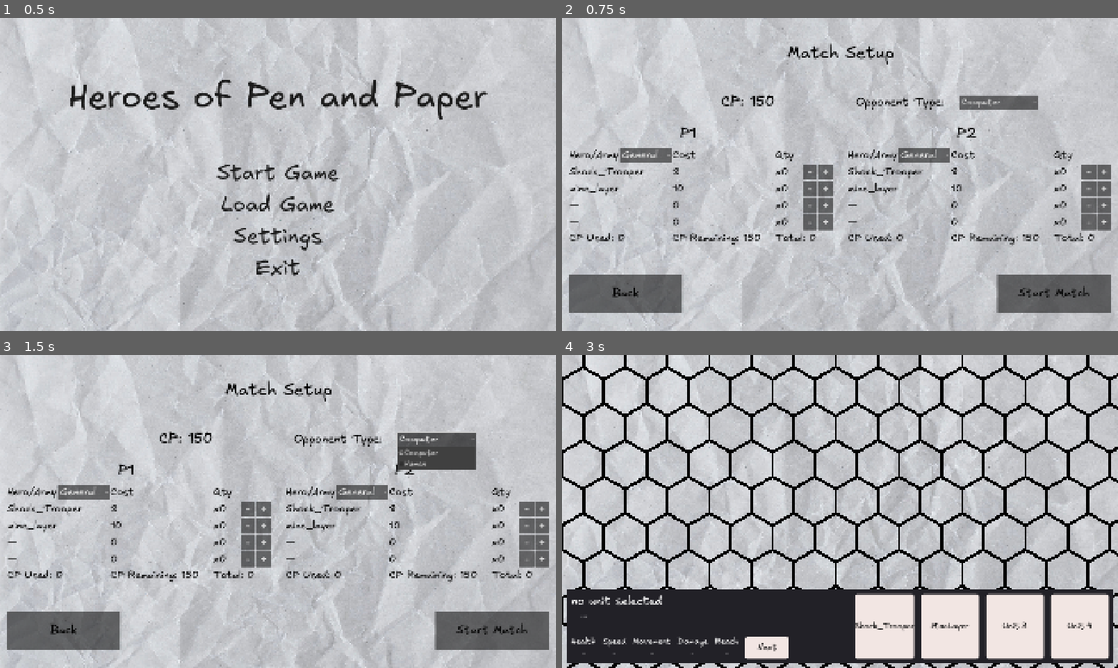
Above: before the commit, frames 1-4 (two rows, left to right).
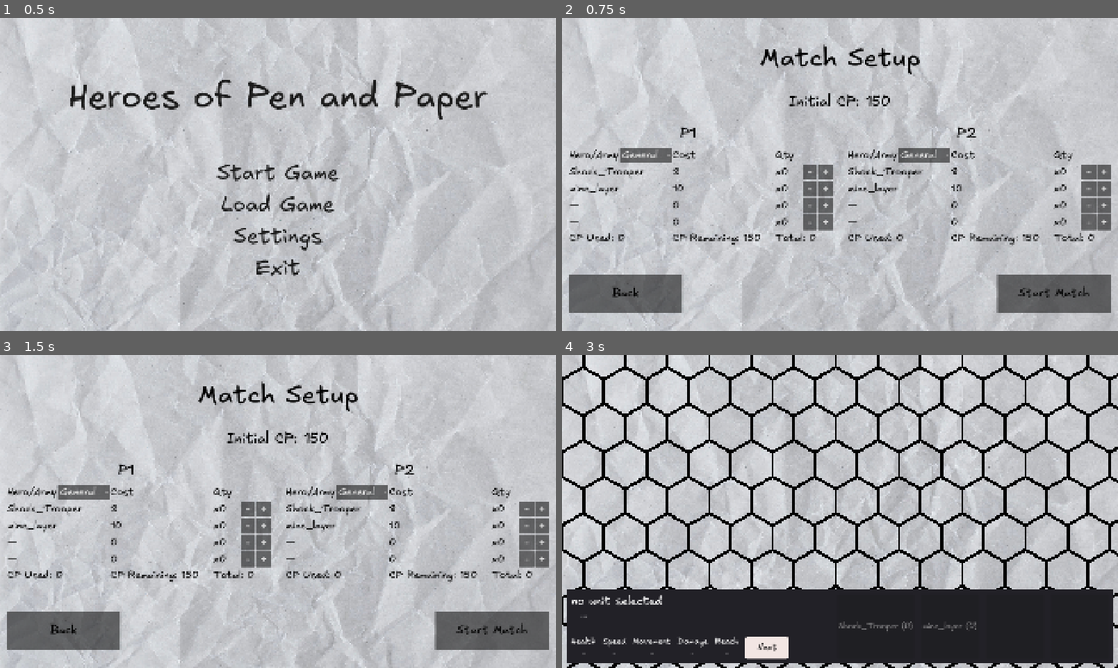
Above: after the commit, the same moments.

Repository: stvnnfrl/Portfolio
Game: Godot game, scene res://screens/main_menu/main_menu.tscn
Same seed, same stepped clock (60 frames per second), same inputs: the game is played once before the commit and once after it.
Inputs (mouse positions are in pixels of both pictures, inside the frame that each line leads up to):
- Up to frame 1 (0.5 s): no input
- Up to frame 2 (0.75 s): click "Start Game" at 0.5 s
- Up to frame 3 (1.5 s): click (439, 439) at 1.25 s, where only the run before the commit has a clickable "Computer"
- Up to frame 4 (3 s): click "General" at 2 s; click "Start Match" at 2.75 s

Frame 1 is identical in both runs. In frame 2, 2.1% of the frame differs, in the area x 28-86%, y 8-30%; in frame 3, 3.1%; in frame 4, 9.0%, in the area x 49-99%, y 76-98%.
Error before the commit: Out of bounds get index '2' (on base: 'Array[Unit]') (res://screens/battle/pregame/unit_selector.gd:37)

Commit message:
unit counts and more

Diff:
--- a/hpp/screens/battle/pregame/pregame.gd
+++ b/hpp/screens/battle/pregame/pregame.gd
@@ -3,6 +3,7 @@
 signal units_updated(units: Array[Unit])
 signal selected_unit_updated(unit: Unit)
 signal end_of_turn
+signal counts_updated
 
 var current_player: int = 0
 
@@ -43,7 +44,8 @@
 	current_units = new_units
 
 	change_selected_unit_to(-1)  # unselect
-	units_updated.emit(current_units)
+	units_updated.emit()
+	counts_updated.emit()
 
 func change_selected_unit_to(index: int):
 	selected_index = index
@@ -57,13 +59,17 @@
 # returns a callback to purchase a unit if it can be afforded
 func can_purchase() -> Callable:
 	if current_unit_counts[selected_index] > 0:
-		return func(): current_unit_counts[selected_index] -= 1
+		return func():
+			current_unit_counts[selected_index] -= 1
+			counts_updated.emit()
 
 	return Callable()  # equivalent to null
 
 # returns a callback to refund a unit
 func can_refund(index: int) -> Callable:
-	return func(): current_unit_counts[index] += 1
+	return func():
+		current_unit_counts[index] += 1
+		counts_updated.emit()
 
 func _update_player() -> void:
 	current_player += 1
--- a/hpp/screens/battle/pregame/pregame.tscn
+++ b/hpp/screens/battle/pregame/pregame.tscn
@@ -57,7 +57,7 @@
 anchor_top = 1.0
 anchor_right = 1.0
 anchor_bottom = 1.0
-offset_top = -187.0
+offset_top = -287.0
 grow_horizontal = 2
 grow_vertical = 0
 theme = ExtResource("1_ug2bj")
@@ -71,12 +71,12 @@
 [node name="Main" type="HBoxContainer" parent="Main/Padding"]
 layout_mode = 2
 
-[node name="Info" type="VBoxContainer" parent="Main/Padding/Main" node_paths=PackedStringArray("name_label", "flavor_label", "health_label", "speed_label", "movement_label", "damage_label", "reach_label")]
+[node name="Info" type="VBoxContainer" parent="Main/Padding/Main" node_paths=PackedStringArray("name_label", "description_label", "health_label", "speed_label", "movement_label", "damage_label", "reach_label")]
 layout_mode = 2
 size_flags_horizontal = 3
 script = ExtResource("3_5qa4y")
 name_label = NodePath("Name")
-flavor_label = NodePath("FlavorPadding/Flavor")
+description_label = NodePath("DescriptionPadding/Description")
 health_label = NodePath("Stats/Health/Amount")
 speed_label = NodePath("Stats/Speed/Amount")
 movement_label = NodePath("Stats/Movement/Amount")
@@ -88,14 +88,14 @@
 theme_override_font_sizes/font_size = 40
 text = "Name"
 
-[node name="FlavorPadding" type="MarginContainer" parent="Main/Padding/Main/Info"]
+[node name="DescriptionPadding" type="MarginContainer" parent="Main/Padding/Main/Info"]
 layout_mode = 2
 theme_override_constants/margin_left = 32
 theme_override_constants/margin_top = 0
 theme_override_constants/margin_right = 0
 theme_override_constants/margin_bottom = 0
 
-[node name="Flavor" type="Label" parent="Main/Padding/Main/Info/FlavorPadding"]
+[node name="Description" type="Label" parent="Main/Padding/Main/Info/DescriptionPadding"]
 layout_mode = 2
 theme_override_colors/font_color = Color(1, 1, 1, 0.7647059)
 text = "flavor text flavor text flavor text"
--- a/hpp/screens/battle/pregame/unit_info.gd
+++ b/hpp/screens/battle/pregame/unit_info.gd
@@ -1,7 +1,7 @@
 extends VBoxContainer
 
 @export var name_label: Label
-@export var flavor_label: Label
+@export var description_label: Label
 
 @export var health_label: Label
 @export var speed_label: Label
@@ -22,7 +22,7 @@
 	set_labels_to \
 		# main info
 		( str(unit.name)
-		, "str(unit.flavor_text)"
+		, str(unit.description)
 		# stats
 		, str(unit.health) + "/" + str(unit.max_health)
 		, str(unit.speed)
@@ -32,12 +32,12 @@
 		)
 
 func set_labels_to \
-		( unit_name: String, flavor_text: String
+		( unit_name: String, description: String
 		, health: String, speed: String, movement: String, damage: String, reach: String ) \
 		-> void:
 
 	name_label.text = unit_name
-	flavor_label.text = flavor_text
+	description_label.text = description
 
 	health_label.text = health
 	speed_label.text = speed
--- a/hpp/screens/battle/pregame/unit_selector.gd
+++ b/hpp/screens/battle/pregame/unit_selector.gd
@@ -15,6 +15,7 @@
 
 	# start emitting signals
 	buttongroup.pressed.connect(_handle_selected_unit_change)
+	state.counts_updated.connect(_refresh_buttons)
 
 func _handle_selected_unit_change(__) -> void:
 	# need to get pressed here
@@ -25,13 +26,53 @@
 
 	state.change_selected_unit_to(index)
 
-func _on_pregame_units_updated(units: Array[Unit]) -> void:
+func _on_pregame_units_updated() -> void:
+	# unselect whatever's selected
+	#var pressed = buttongroup.get_pressed_button()
+	#if pressed:
+		#pressed.button_pressed = false
+	#
+	## update display
+	#for i in buttons.size():
+		#var button = buttons[i]
+		#
+		#if i < units.size():
+			#button.text = units[i].unit_name
+			#button.show()
+			#
+			#if units[i].anim_sprite:
+				#button.icon = units[i].anim_sprite.sprite_frames.get_frame_texture("idle", 0)
+		#else:
+			## hide the extra buttons
+			#button.hide()
+
 	# unselect whatever's selected
 	var pressed = buttongroup.get_pressed_button()
 	if pressed:
 		pressed.button_pressed = false
 
-	# update display
+	_refresh_buttons()
+
+
+func _refresh_buttons() -> void:
+	var units = state.current_units
+	var counts = state.current_unit_counts
+
 	for i in buttons.size():
 		var button = buttons[i]
-		button.text = units[i].name
+		button.show()
+
+		if i < units.size():
+			var amount_left = counts[i]
+			button.text = units[i].unit_name + " (" + str(amount_left) + ")"
+
+			# Disable button if out of units
+			if amount_left <= 0:
+				button.disabled = true
+			else:
+				button.disabled = false
+		else:
+			# TODO this will not be useful once we implement every unit
+			# If no unit available yet
+			button.text = ""
+			button.disabled = true
--- a/hpp/screens/match_setup/match_setup.tscn
+++ b/hpp/screens/match_setup/match_setup.tscn
@@ -1,14 +1,10 @@
-[gd_scene load_steps=8 format=3 uid="uid://chntssu1jcnmy"]
+[gd_scene load_steps=7 format=3 uid="uid://chntssu1jcnmy"]
 
 [ext_resource type="Texture2D" uid="uid://bu2d7bdhap8ic" path="res://screens/resources/crumpled_background.jpg" id="1_55b8l"]
 [ext_resource type="Script" uid="uid://b13dxfh5313rr" path="res://screens/match_setup/match_setup.gd" id="1_qg401"]
 [ext_resource type="FontFile" uid="uid://dfwrpmk5t77kh" path="res://screens/resources/Excalifont-Regular.woff2" id="2_qg401"]
 [ext_resource type="Script" uid="uid://c8j5pcwyyx1bf" path="res://screens/match_setup/selection_P1.gd" id="4_xuxei"]
 [ext_resource type="Script" uid="uid://ef2gssr54kvg" path="res://screens/match_setup/selection_P2.gd" id="5_qenjy"]
-
-[sub_resource type="Theme" id="Theme_1t3eg"]
-default_font = ExtResource("2_qg401")
-default_font_size = 26
 
 [sub_resource type="Theme" id="Theme_1id3h"]
 default_font = ExtResource("2_qg401")
@@ -50,7 +46,7 @@
 offset_bottom = 153.0
 theme_override_colors/font_color = Color(0, 0, 0, 1)
 theme_override_fonts/font = ExtResource("2_qg401")
-theme_override_font_sizes/font_size = 60
+theme_override_font_sizes/font_size = 90
 text = "Match Setup"
 horizontal_alignment = 1
 
@@ -73,32 +69,11 @@
 theme_override_colors/font_color = Color(0, 0, 0, 1)
 theme_override_fonts/font = ExtResource("2_qg401")
 theme_override_font_sizes/font_size = 50
-text = "CP: 150"
+text = "Initial CP: 150"
 
 [node name="Spacer2" type="Control" parent="MatchSettings"]
 layout_mode = 2
 size_flags_horizontal = 3
-
-[node name="OpponentType" type="Label" parent="MatchSettings"]
-layout_mode = 2
-theme_override_colors/font_color = Color(0, 0, 0, 1)
-theme_override_fonts/font = ExtResource("2_qg401")
-theme_override_font_sizes/font_size = 40
-text = "Opponent Type:   "
-
-[node name="ComputerOrHuman" type="OptionButton" parent="MatchSettings"]
-layout_mode = 2
-size_flags_horizontal = 3
-size_flags_vertical = 4
-theme = SubResource("Theme_1t3eg")
-theme_override_fonts/font = ExtResource("2_qg401")
-theme_override_font_sizes/font_size = 30
-selected = 0
-item_count = 2
-popup/item_0/text = "Computer"
-popup/item_0/id = 0
-popup/item_1/text = "Human"
-popup/item_1/id = 1
 
 [node name="Spacer4" type="Control" parent="MatchSettings"]
 layout_mode = 2
